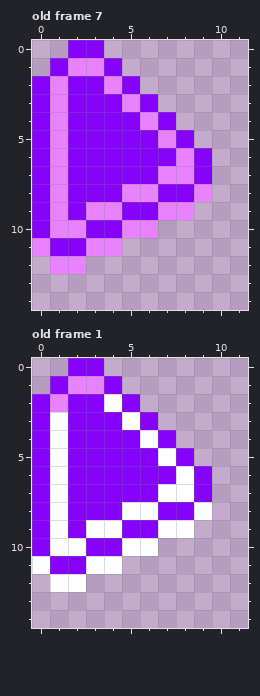
Pixel-art file -- sprite/link.aseprite. This is how it looked before the edit.
16x16 pixels, 7 frames. Shown: old frame 7: x 0..11, y 0..14; old frame 1: x 0..11, y 0..14. The commit also changed other frames, which this record leaves out.
Once edited:
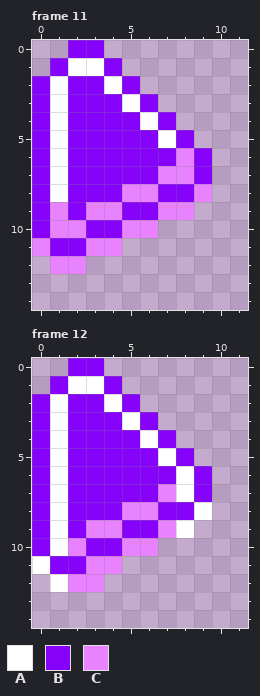
Palette (. is transparent): A #ffffff  B #8602fb  C #e882ff
A new or re-ordered frame is compared with the old frame closest to it.
Author's note on the commit: feat: enhance link select animation
Edits made:
frames 7 -> 14
Frame 11 is new; against old frame 7:
Colour A replaces colour C in row 1 at x 2 to 3; in row 2 at x 1 and 4; in row 3 at x 1 and 5; in row 4 at x 1 and 6; in row 5 at x 1 and 7; in rows 6 to 8 at x 1.
Frame 12 is new; against old frame 1:
Colour A replaces colour C in row 1 at x 2 to 3; in row 2 at x 1.
Colour C is added in row 12 at x 3.
Colour C replaces colour A in row 7 at x 7; in row 8 at x 5 to 6; in row 9 at x 3 to 4 and 7; in row 10 at x 2 and 5 to 6; in row 11 at x 3 to 4; in row 12 at x 2.
